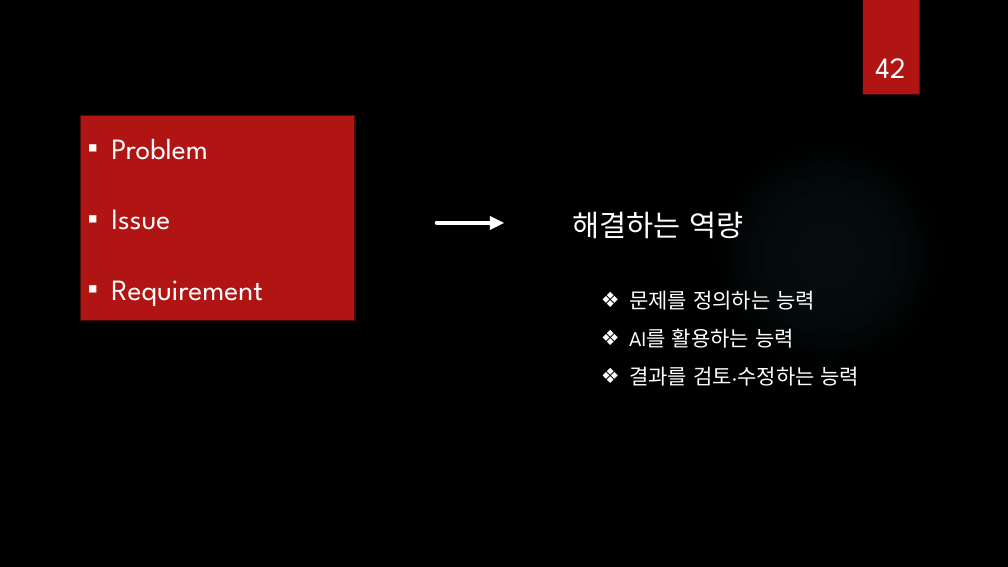
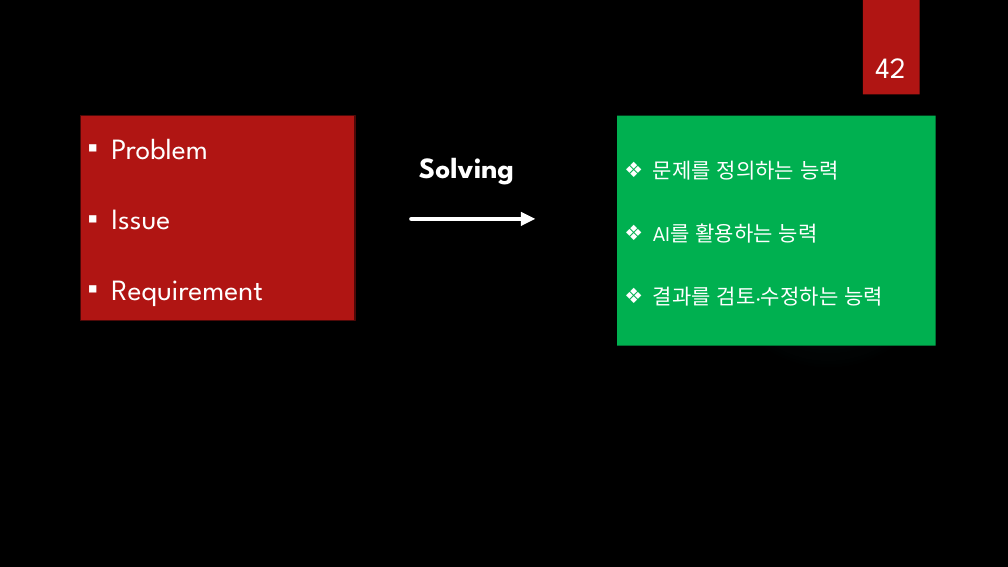
Before and after one commit to ancestor9/Introduction-to-BigData-Analysis, a slide deck: slide 42 of AI 역량강화.pptx. Drawn at 1008x567 pixels with LibreOffice and Linux fonts; fonts in the diff are those of the drawing; background and template pictures are left out. Boxes give left, top, right and bottom in pixels: in the first picture for what was removed or moved away, otherwise in the second. Text is boxed around its words. In the diff, an @@ line names an element or a change of style, - is before the commit and + after.

```diff
--- a/AI 역량강화.pptx
+++ b/AI 역량강화.pptx
@@ rectangle "문제를 정의하는 능력": place and size @@
-rectangle "문제를 정의하는 능력" at (629,290,860,386)
+rectangle "문제를 정의하는 능력" at (617,116,935,346)
@@ rectangle "문제를 정의하는 능력" at (617,116,935,346): line spacing 1.5 to 2.5; fill none to #00B050 @@
@@ text added at (419,157,514,185), 28 pt, text #FFFFFF, bold @@
+Solving
@@ arrow moved from (437, 223) - (504, 223) to (411, 219) - (535, 219) @@
@@ text removed at (573,211,743,239) @@
-해결하는 역량
```
Also in this commit, not shown: 20 other slides changed, 1 other file.
